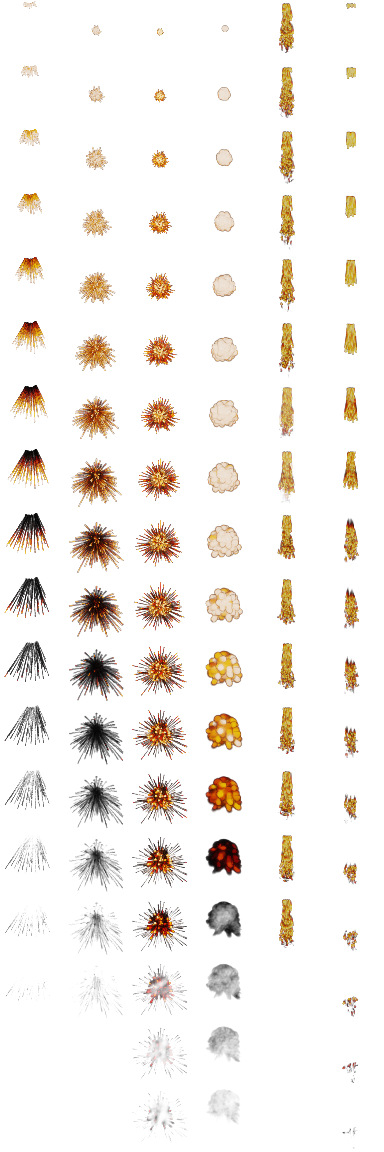
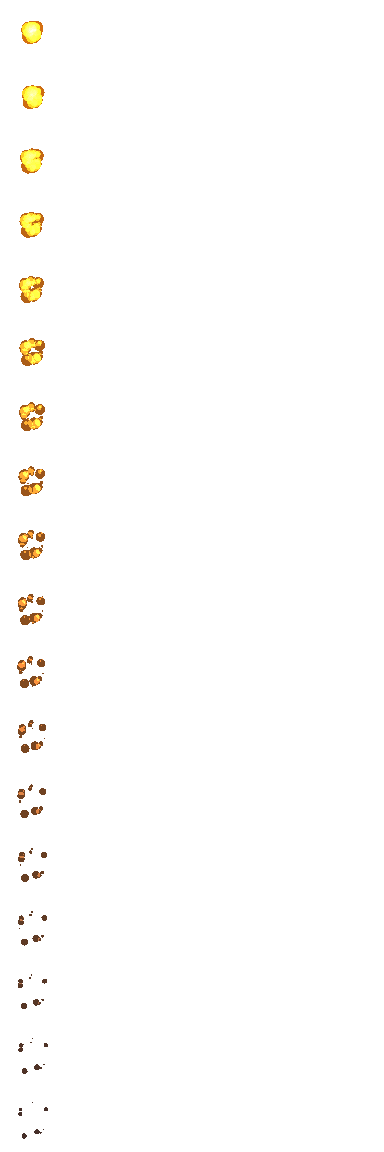
Layered file, before and after one edit (384 × 1152). Changes by layer:
removed layer "explosion1" over bbox(4, 1, 50, 1002)
removed layer "explosion2" over bbox(69, 25, 124, 1018)
removed layer "Explosion3" over bbox(132, 28, 188, 1143)
removed layer "Explosion4" over bbox(205, 25, 243, 1125)
removed layer "Flame" over bbox(277, 3, 296, 948)
removed layer "flame_transition" over bbox(342, 3, 360, 1149)
added layer "1_22.png" above "1_21.png" over bbox(18, 1102, 48, 1139)
added layer "1_21.png" above "1_20.png" over bbox(18, 1038, 48, 1074)
added layer "1_20.png" above "1_19.png" over bbox(18, 974, 47, 1009)
added layer "1_19.png" above "1_18.png" over bbox(18, 911, 47, 946)
added layer "1_18.png" above "1_17.png" over bbox(18, 848, 47, 882)
added layer "1_17.png" above "1_16.png" over bbox(17, 784, 46, 818)
added layer "1_16.png" above "1_15.png" over bbox(18, 720, 46, 753)
added layer "1_15.png" above "1_14.png" over bbox(17, 656, 45, 688)
added layer "1_14.png" above "1_13.png" over bbox(18, 594, 45, 625)
added layer "1_13.png" above "1_12.png" over bbox(18, 530, 45, 560)
added layer "1_12.png" above "1_11.png" over bbox(18, 466, 45, 496)
added layer "1_11.png" above "1_10.png" over bbox(19, 402, 45, 431)
added layer "1_10.png" above "1_9.png" over bbox(19, 338, 45, 366)
added layer "1_9.png" above "1_8.png" over bbox(19, 276, 44, 303)
added layer "1_8.png" above "1_7.png" over bbox(19, 212, 44, 238)
added layer "1_7.png" above "1_6.png" over bbox(20, 148, 44, 174)
added layer "1_6.png" above "1_5.png" over bbox(22, 85, 45, 109)
added layer "1_5.png" above "backround" over bbox(21, 21, 43, 44)
